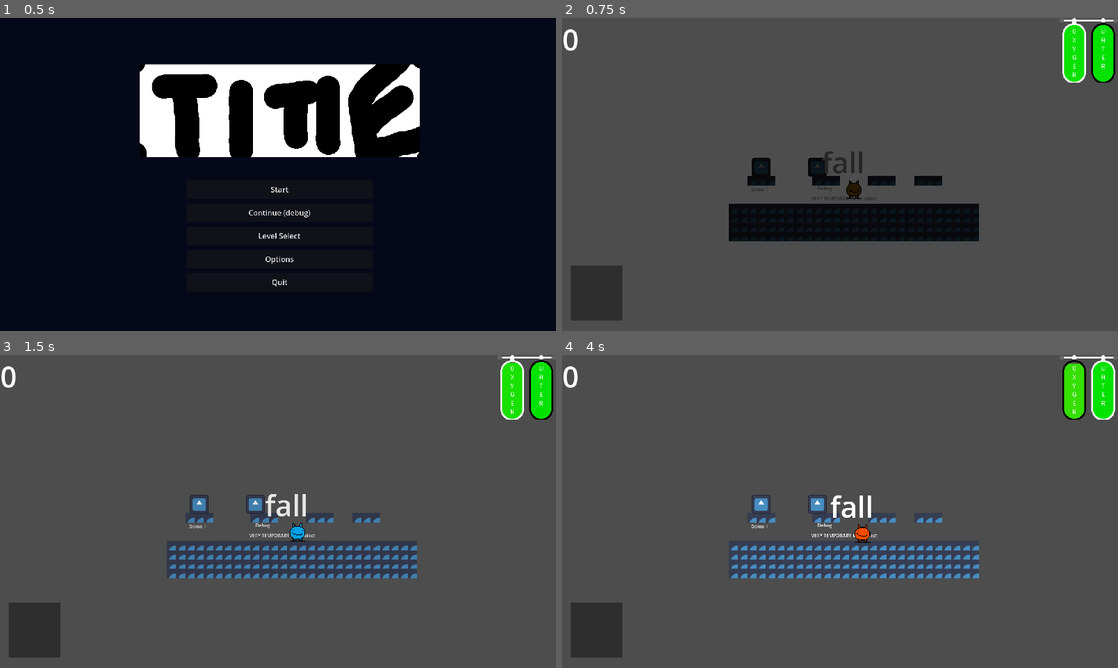
Above: before the commit, frames 1-4 (two rows, left to right).
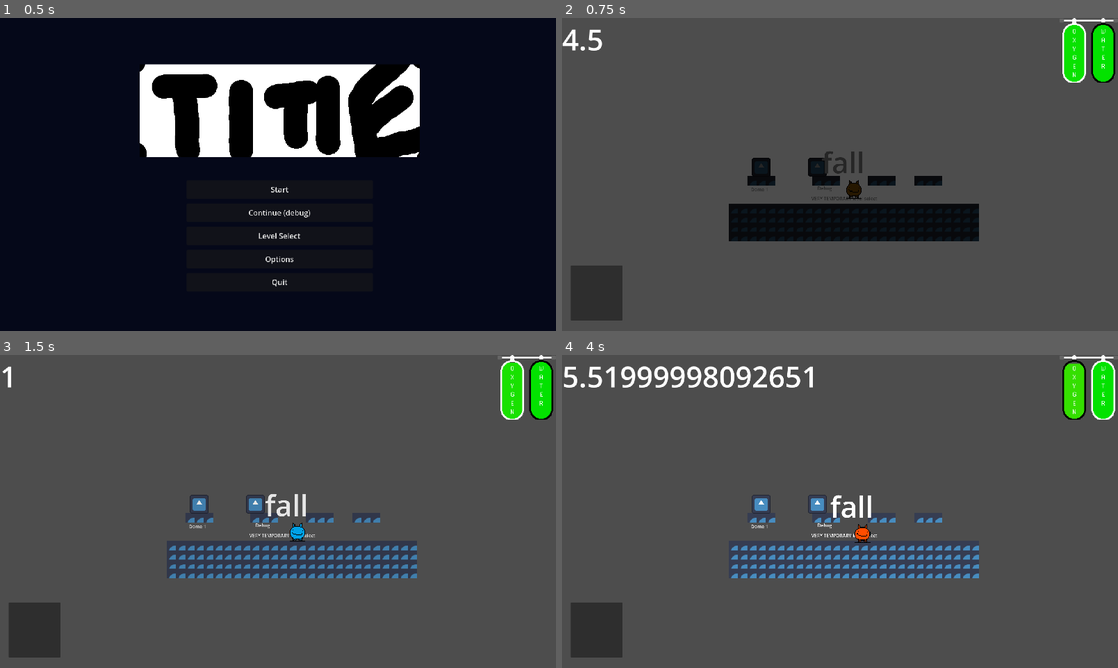
Above: after the commit, the same moments.

Repository: WholeYear12GameDesign/GrandmaGame
Game: Godot game, scene res://Scenes/Menu.tscn
Two runs of this game, one before a commit and one after it. Both use one fixed random seed, a clock stepped at 60 frames per second and the inputs below. The engine's default icon, where the game draws it, is replaced by a stand-in: a white triangle on a blue panel in a dark square.
Inputs:
- Up to frame 1 (0.5 s): no input
- Up to frame 2 (0.75 s): click "Start" at 0.5 s
- Up to frame 3 (1.5 s): hold D (right) from 1.28 s (still down); hold Space (jetpack) from 1.28 s (still down)
- Up to frame 4 (4 s): tap W (jump) at 1.52, 2.27, 3.77 s; release Space (jetpack) at 2.03 s; tap Tab (changetank) at 2.1 s; tap Space (jetpack) at 2.3, 3.6 s; release D (right) at 2.78 s; hold A (left) 2.78-3.53 s; hold Space (jetpack) 2.78-3.53 s; hold D (right) from 3.53 s (still down)

Frame 1 is identical in both runs. In frame 2, 0.2% of the frame differs, in the area x 0-8%, y 3-11%; in frame 3, 0.1%; in frame 4, 1.3%, in the area x 0-46%, y 3-11%.

Commit message:
block kinda works

Diff:
--- a/GrandmaBasement/Player/block.gd
+++ b/GrandmaBasement/Player/block.gd
@@ -1,25 +1,27 @@
 extends RigidBody2D
 
 var player = null
-var gravity = 3
+var gravity = 20
 
 func _process(delta):
-	print(player)
-	$Label.text = str(player)
+	$Label.text = str(gravity)
 	if player != null:
 		modulate.a = 0.5
+		if player.jetpack_hold:
+			position.x += player.velocity.x
 	else:
 		modulate.a = 1
-	for raycast in $raycasts.get_children():
-		raycast.force_raycast_update()
-		if !raycast.is_colliding():
-			fall(delta)
-		else:
-			gravity = 3
+	$RayCast2D.force_raycast_update()
+	$RayCast2D2.force_raycast_update()
+	if !$RayCast2D.is_colliding() and !$RayCast2D2.is_colliding():
+		fall(delta)
+	else:
+		gravity = 20
 
 func fall(delta):
 	position.y += gravity * delta
-	gravity *= 1.05
+	if gravity < 1000:
+		gravity *= 1.02
 
 func _on_area_2d_body_entered(body):
 	if body.name == "Player":
--- a/GrandmaBasement/Player/block.tscn
+++ b/GrandmaBasement/Player/block.tscn
@@ -7,10 +7,9 @@
 size = Vector2(120, 120)
 
 [sub_resource type="RectangleShape2D" id="RectangleShape2D_2lsv4"]
-size = Vector2(138, 101)
+size = Vector2(184, 105)
 
 [node name="block" type="RigidBody2D"]
-lock_rotation = true
 script = ExtResource("1_rnuq1")
 
 [node name="Sprite2D" type="Sprite2D" parent="."]
@@ -32,14 +31,12 @@
 offset_bottom = -75.0
 theme_override_font_sizes/font_size = 100
 
-[node name="raycasts" type="Node2D" parent="."]
-
-[node name="RayCast2D" type="RayCast2D" parent="raycasts"]
-position = Vector2(-30, 0)
+[node name="RayCast2D" type="RayCast2D" parent="."]
+position = Vector2(-60, 0)
 target_position = Vector2(0, 70)
 
-[node name="RayCast2D2" type="RayCast2D" parent="raycasts"]
-position = Vector2(30, 0)
+[node name="RayCast2D2" type="RayCast2D" parent="."]
+position = Vector2(60, 0)
 target_position = Vector2(0, 70)
 
 [connection signal="body_entered" from="Area2D" to="." method="_on_area_2d_body_entered"]
--- a/GrandmaBasement/Player/player.gd
+++ b/GrandmaBasement/Player/player.gd
@@ -39,7 +39,7 @@
 	#debug please delete in future
 	$Sprite.modulate.h += 0.01
 	$currentstate.text = str(current_state.name)
-	$CanvasLayer/Label.text = str(get_node("states/jetpack/jetpacktimer").time_left)
+	$CanvasLayer/Label.text = str(velocity.y)
 	#print(velocity)
 	if Input.is_action_just_pressed("free_oxygen"):
 		player_data.oxygen[0] = 100
Not shown: 1 places in GrandmaBasement/Player/player.tscn that only renumber resources
